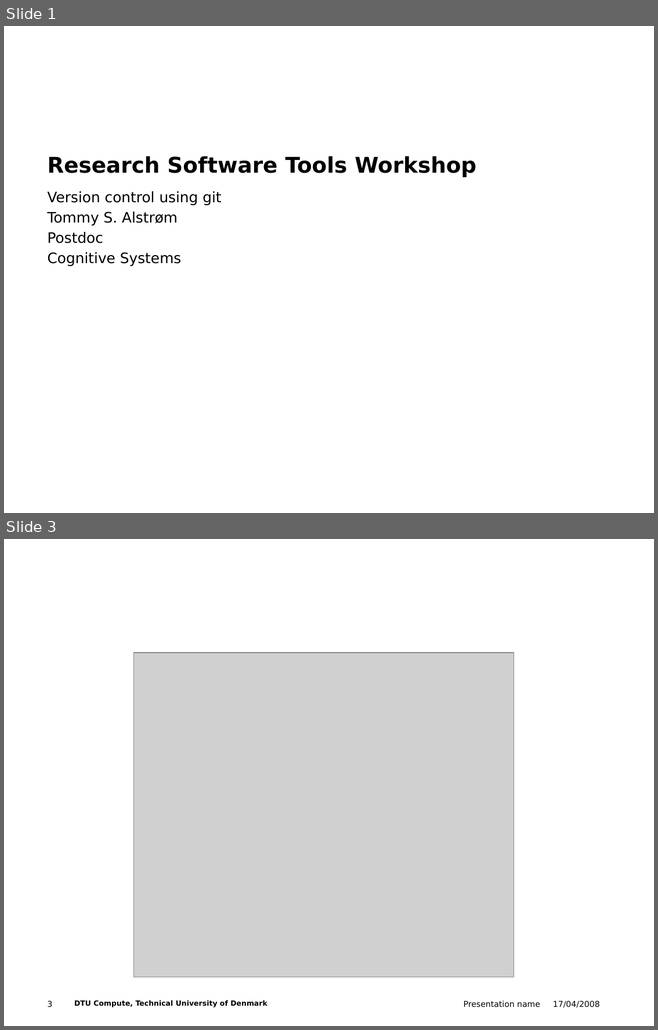
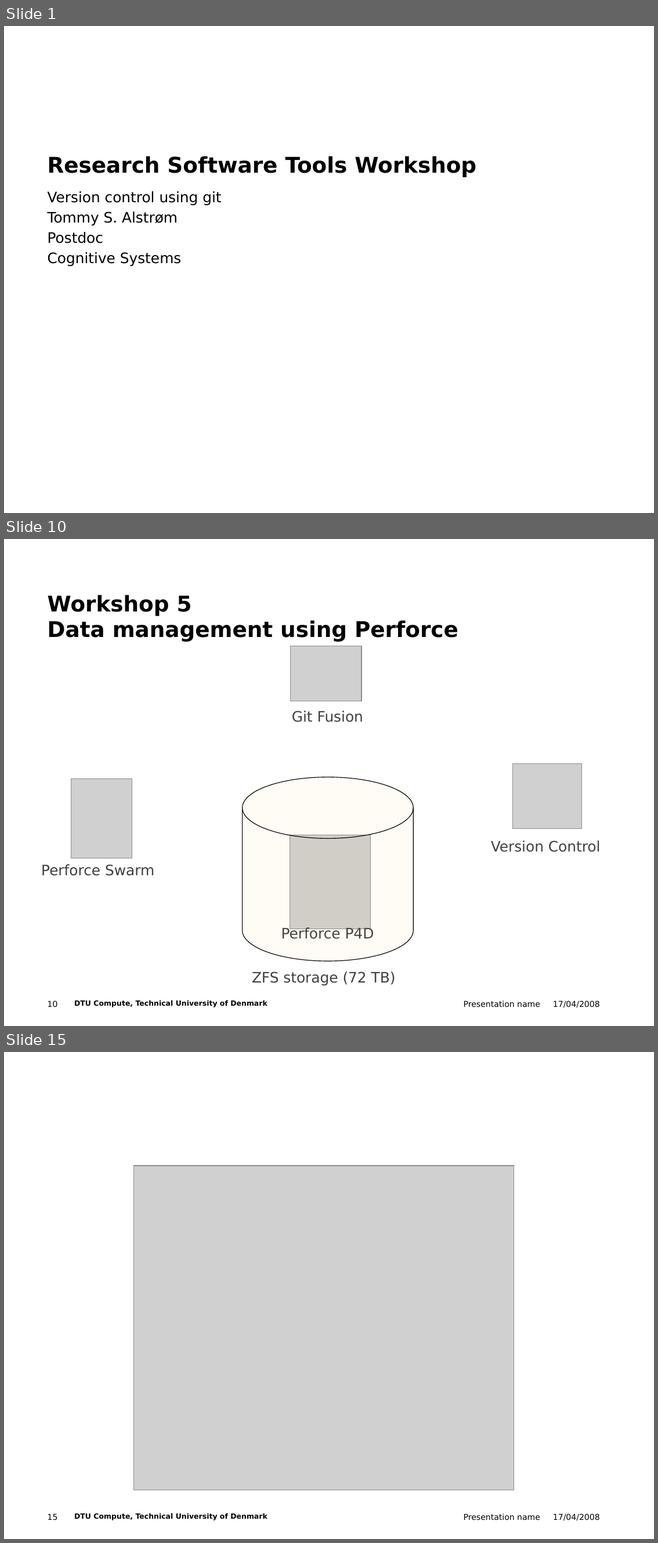
Before and after one commit to tsal-dtu/ws4_version_control_git, a slide deck: version_control_git.pptx. Shown one above the other, each under a label of ours: slides 1 and 3 before the commit, slides 1, 10 and 15 after it; the slides between them are not shown. The pictures are 658x1030 and 658x1543 pixels, drawn with LibreOffice and Linux fonts; fonts in the diff are those of the drawing; grey boxes stand for pictures; background and template pictures are left out. Boxes give left, top, right and bottom in pixels: in the first picture for what was removed or moved away, otherwise in the second. Text is boxed around its words. In the diff, an @@ line names an element or a change of style, - is before the commit and + after.

```diff
--- a/version_control_git.pptx
+++ b/version_control_git.pptx
@@ slide 10 added at bbox=[4, 539, 654, 1026], background #FFFFFF; not listed: 4 template elements that a slide beside it also shows @@
@@ title added at bbox=[48, 595, 458, 642], 24 pt, text #000000, bold @@
+Workshop 5
+Data management using Perforce
@@ picture added at bbox=[291, 646, 361, 701] @@
@@ text added at bbox=[292, 711, 363, 722], 16 pt, text #404040 @@
+Git Fusion
@@ picture added at bbox=[512, 764, 581, 829] @@
@@ picture added at bbox=[71, 779, 132, 858] @@
@@ cylinder added at bbox=[242, 777, 413, 961], fill #FF9900 at 4% opacity, outline #000000 0.75 pt @@
@@ picture added at bbox=[290, 835, 371, 929] @@
@@ text added at bbox=[491, 841, 600, 852], 16 pt, text #404040 @@
+Version Control
@@ text added at bbox=[41, 864, 154, 876], 16 pt, text #404040 @@
+Perforce Swarm
@@ text added at bbox=[281, 927, 374, 939], 16 pt, text #404040 @@
+Perforce P4D
@@ text added at bbox=[252, 972, 396, 986], 16 pt, text #404040 @@
+ZFS storage (72 TB)
@@ what was slide 3 is now slide 15 @@
@@ page number at bbox=[48, 1514, 58, 1521]: text changed @@
-3
+15
```
Also in this commit, not shown: 33 other slides added, 2 slides removed, 1 other file.
